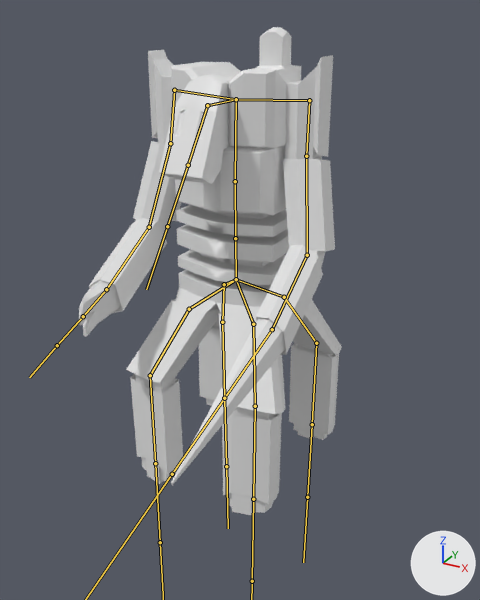
The FBX model Assets/Models/GuardBot1.fbx: old version first, new version second.
One viewpoint serves both versions: a 50 mm lens placed at (2.78, -4.99, 4.16), pointed at (0.2, -0.3, 1.81). Every picture has the same lights, and +X, +Y and +Z are marked at lower right. The bones that bend it are drawn over the model as lines.

Names of what the first picture shows: 'Robot'.
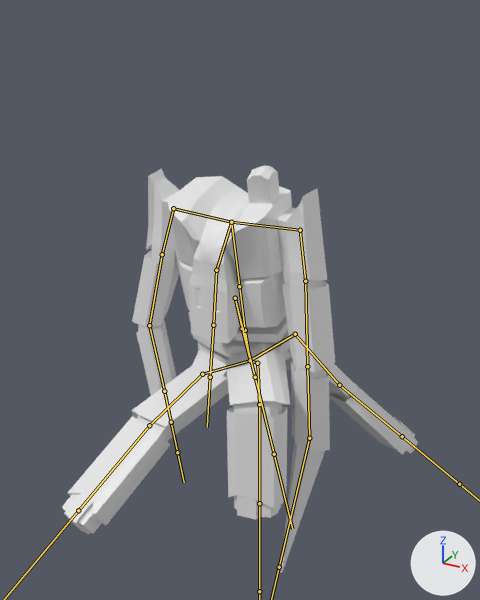
The newer file adds an action. The first version stands in its rest pose; the second is drawn at frame 56 of the action 'Armature|RobotDeath'.

What differs and where, as boxes (x1, y1, x2, y2) in the pictures (480 x 600 px):
'Robot', posed (35% wider, 17% shorter)
    before: (78, 27, 342, 515)
    after: (62, 165, 418, 572)
bone 'DefaultBone', root to tip
    before: (236, 279) to (237, 279)
    after: (250, 360) to (250, 360)
bone 'Spine1', root to tip
    before: (236, 279) to (235, 238)
    after: (250, 360) to (245, 330)
bone 'RightArm2', root to tip
    before: (174, 90) to (170, 143)
    after: (173, 208) to (162, 254)
bone 'RightArm3', root to tip
    before: (170, 143) to (149, 227)
    after: (162, 254) to (149, 325)
bone 'RightArm4', root to tip
    before: (149, 227) to (106, 289)
    after: (149, 325) to (164, 391)
bone 'LeftArm2', root to tip
    before: (309, 100) to (306, 156)
    after: (300, 230) to (305, 281)
bone 'LeftArm3', root to tip
    before: (306, 156) to (307, 255)
    after: (305, 281) to (307, 366)
bone 'LeftArm4', root to tip
    before: (307, 255) to (272, 329)
    after: (307, 366) to (309, 438)
bone 'Neck', root to tip
    before: (236, 99) to (207, 105)
    after: (231, 222) to (216, 270)
bone 'Head', root to tip
    before: (207, 105) to (188, 165)
    after: (216, 270) to (213, 325)
bone 'FrontLegLeft1', root to tip
    before: (236, 279) to (253, 324)
    after: (250, 360) to (257, 363)
bone 'FrontLegLeft3', root to tip
    before: (255, 406) to (253, 499)
    after: (259, 404) to (259, 503)
bone 'FrontLegRight1', root to tip
    before: (236, 279) to (189, 309)
    after: (250, 360) to (202, 374)
bone 'FrontLegRight3', root to tip
    before: (150, 375) to (155, 463)
    after: (149, 425) to (78, 510)
bone 'BackLegLeft1', root to tip
    before: (236, 279) to (284, 297)
    after: (250, 360) to (295, 334)
bone 'BackLegLeft2', root to tip
    before: (284, 297) to (316, 343)
    after: (295, 334) to (339, 385)
bone 'BackLegLeft3', root to tip
    before: (316, 343) to (312, 424)
    after: (339, 385) to (402, 436)
bone 'BackLegRight1', root to tip
    before: (236, 279) to (224, 284)
    after: (250, 360) to (242, 328)
bone 'BackLegRight2', root to tip
    before: (224, 284) to (222, 322)
    after: (242, 328) to (235, 298)
bone 'BackLegRight3', root to tip
    before: (222, 322) to (224, 398)
    after: (235, 298) to (255, 377)

The change, as a diff of the scene's bpy script:
```diff
--- a/Assets/Models/GuardBot1.fbx.py
+++ b/Assets/Models/GuardBot1.fbx.py
@@ bone_defaultbone @@
 bone_defaultbone = bpy.data.objects['Armature'].pose.bones['DefaultBone']
-bone_defaultbone.location = (0.0, 0.0, 0.0)
+bone_defaultbone.location = (-1.0, 0.2, -0.06)
@@ bone_spine1 @@
 bone_spine1 = bpy.data.objects['Armature'].pose.bones['Spine1']  # child of 'DefaultBone'
-bone_spine1.rotation_quaternion = (1.0, 0.0, 0.0, 0.0)  # degrees (0, 0, 0)
+bone_spine1.rotation_quaternion = (0.993, 0.115, -0.002, 0.0)  # degrees (13, 0, 0)
@@ bone_rightarm2 @@
 bone_rightarm2 = bpy.data.objects['Armature'].pose.bones['RightArm2']  # child of 'RightArm1'
-bone_rightarm2.rotation_quaternion = (1.0, 0.0, 0.0, 0.0)  # degrees (0, 0, 0)
+bone_rightarm2.rotation_quaternion = (0.983, 0.167, -0.045, -0.063)  # degrees (20, -4, -8)
@@ bone_rightarm3 @@
 bone_rightarm3 = bpy.data.objects['Armature'].pose.bones['RightArm3']  # child of 'RightArm2'
-bone_rightarm3.rotation_quaternion = (1.0, 0.0, 0.0, 0.0)  # degrees (0, 0, 0)
+bone_rightarm3.rotation_quaternion = (0.978, -0.171, -0.106, 0.051)  # degrees (-21, -11, 8)
@@ bone_rightarm4 @@
 bone_rightarm4 = bpy.data.objects['Armature'].pose.bones['RightArm4']  # child of 'RightArm3'
-bone_rightarm4.rotation_quaternion = (1.0, 0.0, 0.0, 0.0)  # degrees (0, 0, 0)
+bone_rightarm4.rotation_quaternion = (0.929, -0.332, -0.061, 0.153)  # degrees (-39, -1, 19)
@@ bone_leftarm2 @@
 bone_leftarm2 = bpy.data.objects['Armature'].pose.bones['LeftArm2']  # child of 'LeftArm1'
-bone_leftarm2.rotation_quaternion = (1.0, 0.0, 0.0, 0.0)  # degrees (0, 0, 0)
+bone_leftarm2.rotation_quaternion = (0.971, 0.167, 0.106, 0.136)  # degrees (21, 9, 18)
@@ bone_leftarm3 @@
 bone_leftarm3 = bpy.data.objects['Armature'].pose.bones['LeftArm3']  # child of 'LeftArm2'
-bone_leftarm3.rotation_quaternion = (1.0, 0.0, 0.0, 0.0)  # degrees (0, 0, 0)
+bone_leftarm3.rotation_quaternion = (0.956, -0.139, 0.162, -0.201)  # degrees (-20, 15, -26)
@@ bone_leftarm4 @@
 bone_leftarm4 = bpy.data.objects['Armature'].pose.bones['LeftArm4']  # child of 'LeftArm3'
-bone_leftarm4.rotation_quaternion = (1.0, 0.0, 0.0, 0.0)  # degrees (0, 0, 0)
+bone_leftarm4.rotation_quaternion = (0.928, -0.37, 0.018, 0.044)  # degrees (-43, 4, 4)
@@ bone_neck @@
 bone_neck = bpy.data.objects['Armature'].pose.bones['Neck']  # child of 'Spine3'
-bone_neck.rotation_quaternion = (1.0, 0.0, 0.0, 0.0)  # degrees (0, 0, 0)
+bone_neck.rotation_quaternion = (0.938, 0.348, 0.0, -0.004)  # degrees (41, 0, 0)
@@ bone_head @@
 bone_head = bpy.data.objects['Armature'].pose.bones['Head']  # child of 'Neck'
-bone_head.rotation_quaternion = (1.0, 0.0, 0.0, 0.0)  # degrees (0, 0, 0)
+bone_head.rotation_quaternion = (0.976, -0.219, 0.0, 0.003)  # degrees (-25, 0, 0)
@@ bone_frontlegleft1 @@
 bone_frontlegleft1 = bpy.data.objects['Armature'].pose.bones['FrontLegLeft1']  # child of 'DefaultBone'
-bone_frontlegleft1.rotation_quaternion = (1.0, 0.0, 0.0, 0.0)  # degrees (0, 0, 0)
+bone_frontlegleft1.rotation_quaternion = (0.874, 0.407, 0.069, -0.256)  # degrees (46, 19, -25)
@@ bone_frontlegleft3 @@
 bone_frontlegleft3 = bpy.data.objects['Armature'].pose.bones['FrontLegLeft3']  # child of 'FrontLegLeft2'
-bone_frontlegleft3.rotation_quaternion = (1.0, 0.0, 0.0, 0.0)  # degrees (0, 0, 0)
+bone_frontlegleft3.rotation_quaternion = (0.891, -0.425, -0.063, 0.148)  # degrees (-51, 1, 19)
@@ bone_frontlegright1 @@
 bone_frontlegright1 = bpy.data.objects['Armature'].pose.bones['FrontLegRight1']  # child of 'DefaultBone'
-bone_frontlegright1.rotation_quaternion = (1.0, 0.0, 0.0, 0.0)  # degrees (0, 0, 0)
+bone_frontlegright1.rotation_quaternion = (0.967, 0.229, 0.105, -0.044)  # degrees (26, 13, -2)
@@ bone_frontlegright3 @@
 bone_frontlegright3 = bpy.data.objects['Armature'].pose.bones['FrontLegRight3']  # child of 'FrontLegRight2'
-bone_frontlegright3.rotation_quaternion = (1.0, 0.0, 0.0, 0.0)  # degrees (0, 0, 0)
+bone_frontlegright3.rotation_quaternion = (0.959, 0.272, 0.076, -0.019)  # degrees (32, 9, 0)
@@ bone_backlegleft1 @@
 bone_backlegleft1 = bpy.data.objects['Armature'].pose.bones['BackLegLeft1']  # child of 'DefaultBone'
-bone_backlegleft1.rotation_quaternion = (1.0, 0.0, 0.0, 0.0)  # degrees (0, 0, 0)
+bone_backlegleft1.rotation_quaternion = (0.808, 0.085, 0.31, -0.495)  # degrees (-12, 36, -67)
@@ bone_backlegleft2 @@
 bone_backlegleft2 = bpy.data.objects['Armature'].pose.bones['BackLegLeft2']  # child of 'BackLegLeft1'
-bone_backlegleft2.rotation_quaternion = (1.0, 0.0, 0.0, 0.0)  # degrees (0, 0, 0)
+bone_backlegleft2.rotation_quaternion = (0.787, -0.383, -0.213, 0.434)  # degrees (-52, 0, 58)
@@ bone_backlegleft3 @@
 bone_backlegleft3 = bpy.data.objects['Armature'].pose.bones['BackLegLeft3']  # child of 'BackLegLeft2'
-bone_backlegleft3.rotation_quaternion = (1.0, 0.0, 0.0, 0.0)  # degrees (0, 0, 0)
+bone_backlegleft3.rotation_quaternion = (0.923, 0.121, 0.119, -0.347)  # degrees (8, 18, -40)
@@ bone_backlegright1 @@
 bone_backlegright1 = bpy.data.objects['Armature'].pose.bones['BackLegRight1']  # child of 'DefaultBone'
-bone_backlegright1.rotation_quaternion = (1.0, 0.0, 0.0, 0.0)  # degrees (0, 0, 0)
+bone_backlegright1.rotation_quaternion = (0.945, -0.04, -0.017, -0.325)  # degrees (-4, -3, -38)
@@ bone_backlegright2 @@
 bone_backlegright2 = bpy.data.objects['Armature'].pose.bones['BackLegRight2']  # child of 'BackLegRight1'
-bone_backlegright2.rotation_quaternion = (1.0, 0.0, 0.0, 0.0)  # degrees (0, 0, 0)
+bone_backlegright2.rotation_quaternion = (0.979, 0.061, -0.012, -0.194)  # degrees (7, 0, -22)
@@ bone_backlegright3 @@
 bone_backlegright3 = bpy.data.objects['Armature'].pose.bones['BackLegRight3']  # child of 'BackLegRight2'
-bone_backlegright3.rotation_quaternion = (1.0, 0.0, 0.0, 0.0)  # degrees (0, 0, 0)
+bone_backlegright3.rotation_quaternion = (0.765, -0.172, -0.06, 0.618)  # degrees (-20, 7, 77)
```
